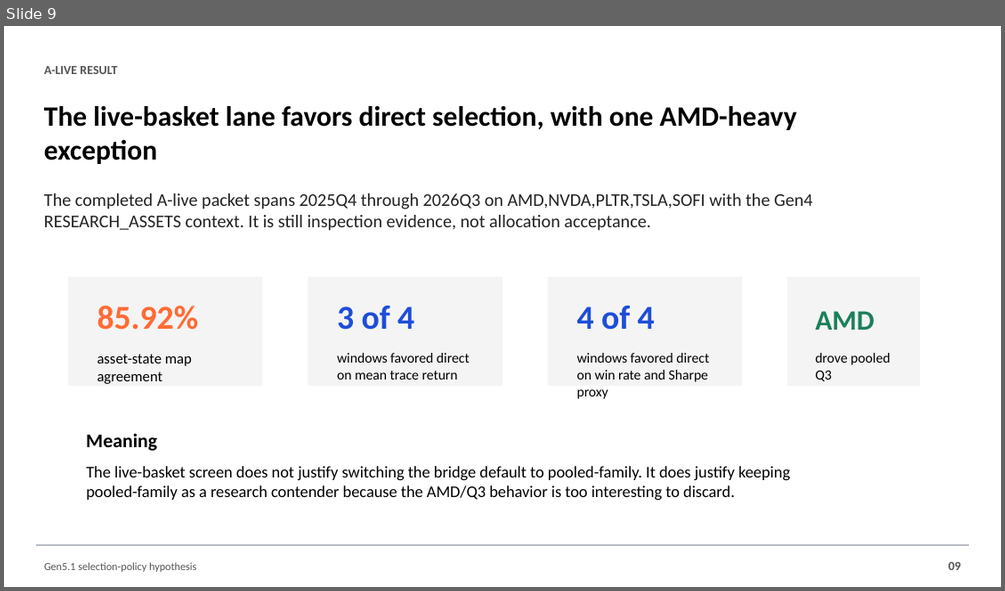
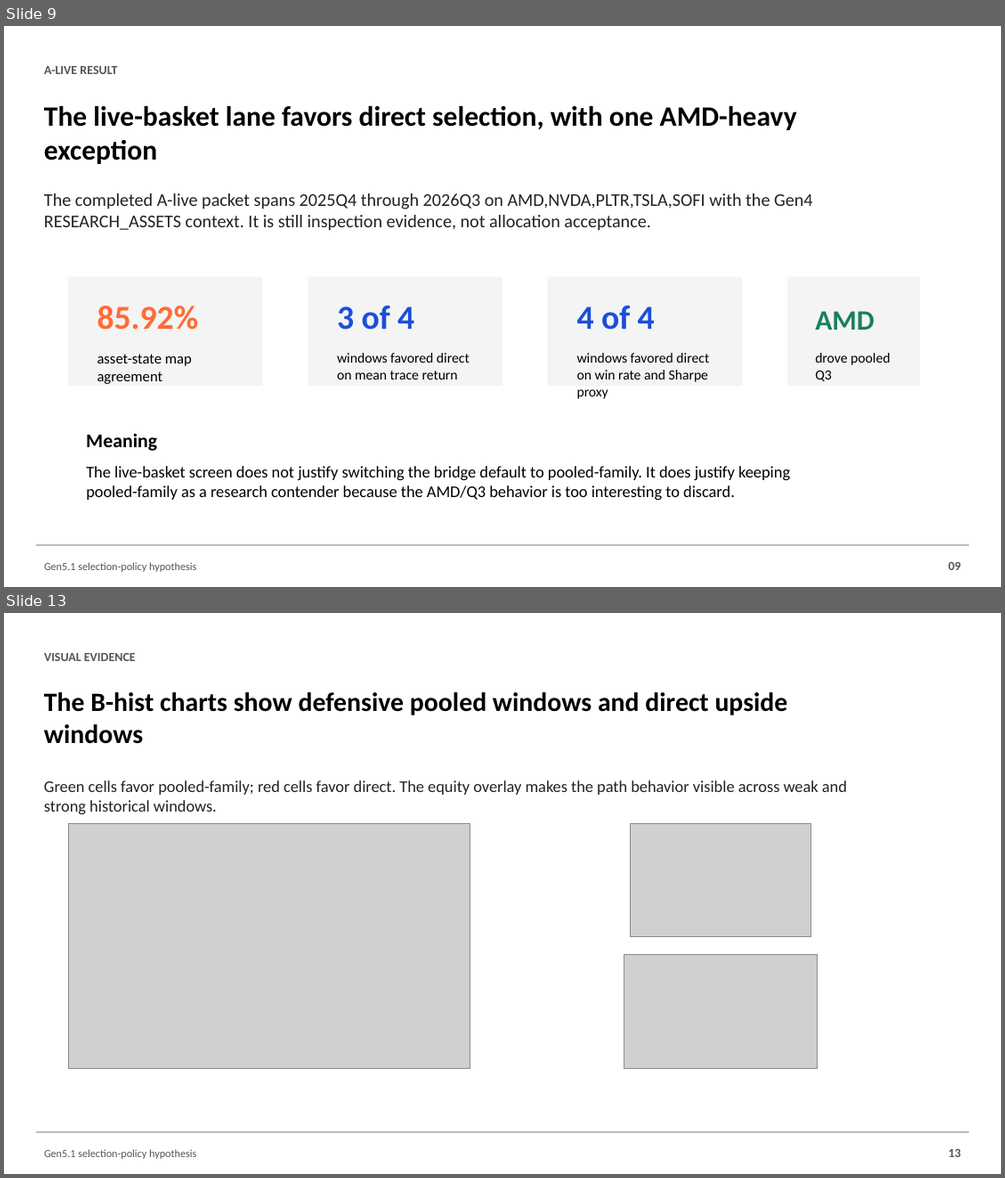
Before and after one commit to Francisc0Franc0/Time-Series-Modeling-Gen5, a slide deck: presentations/gen5_selection_policy_hypothesis.pptx. Shown one above the other, each under a label of ours: slide 9 before the commit, slides 9 and 13 after it; the slides between them are not shown. The pictures are 1005x591 and 1005x1178 pixels, drawn with LibreOffice and Linux fonts; fonts in the diff are those of the drawing; grey boxes stand for pictures. Boxes give left, top, right and bottom in pixels: in the first picture for what was removed or moved away, otherwise in the second. Text is boxed around its words. In the diff, an @@ line names an element or a change of style, - is before the commit and + after.

Commit message:
Complete B-hist selection policy readout

```diff
--- a/presentations/gen5_selection_policy_hypothesis.pptx
+++ b/presentations/gen5_selection_policy_hypothesis.pptx
@@ slide 13 added at [4,613,1001,1174], background #FFFFFF @@
@@ text added at [44,653,136,661], 12 pt, text #555555, bold @@
+VISUAL EVIDENCE
@@ text added at [44,692,788,744], 25.5 pt, text #000000, bold @@
+The B-hist charts show defensive pooled windows and direct upside windows
@@ text added at [44,780,847,814], 15.8 pt, text #222222 @@
+Green cells favor pooled-family; red cells favor direct. The equity overlay makes the path behavior visible across weak and strong historical windows.
@@ picture added at [68,823,469,1069] @@
@@ picture added at [631,823,811,936] @@
@@ picture added at [624,954,817,1069] @@
@@ rectangle added at [37,1132,969,1133], fill #B8BCC4, outline #B8BCC4 0 pt @@
@@ text added at [44,1149,196,1159], 10.5 pt, text #555555 @@
+Gen5.1 selection-policy hypothesis
@@ text added at [948,1149,961,1157], 12 pt, text #555555, bold @@
+13
```
Also in this commit, not shown: 1 slide changed, 2 other slides added, 1 slide removed, 5 other files.
